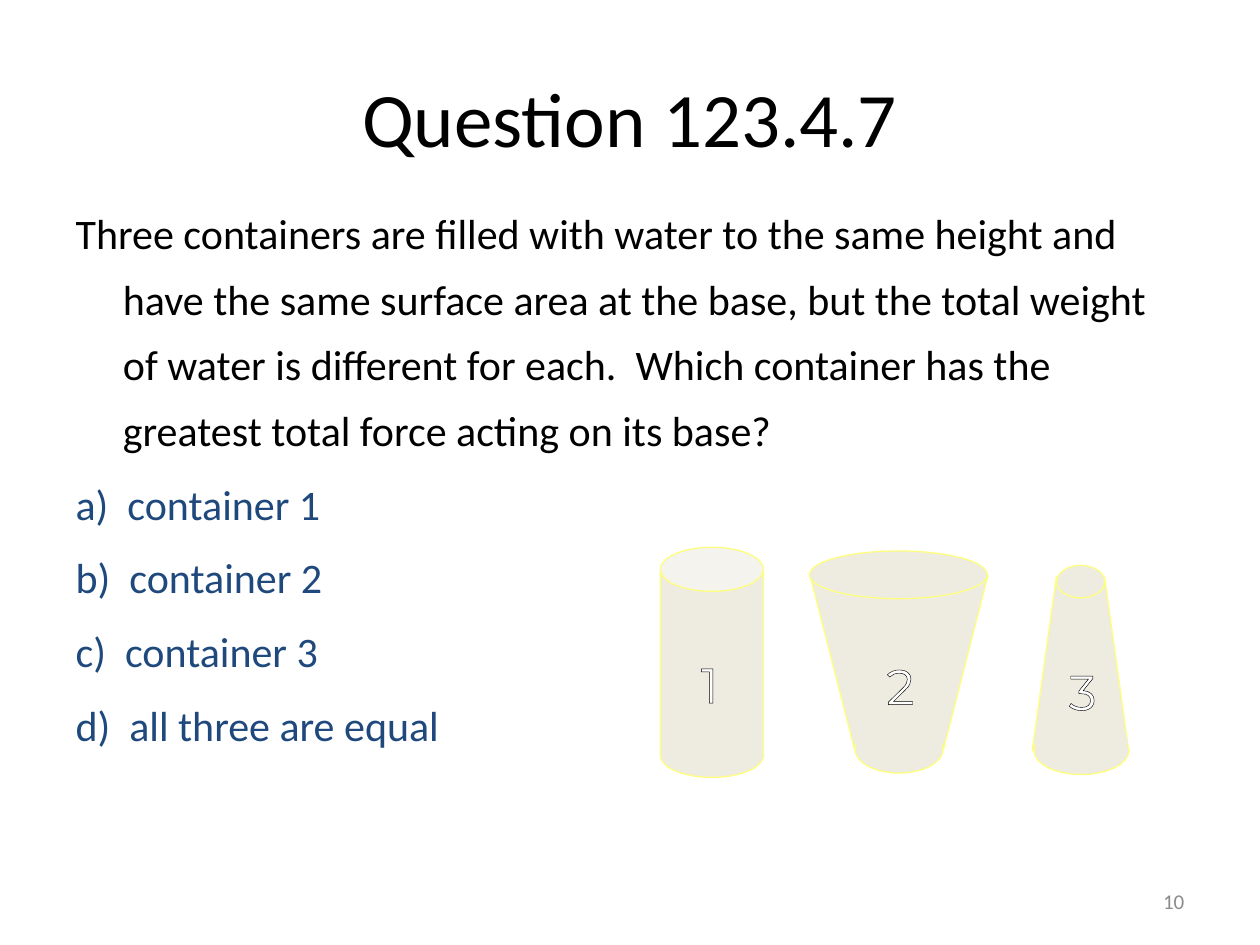
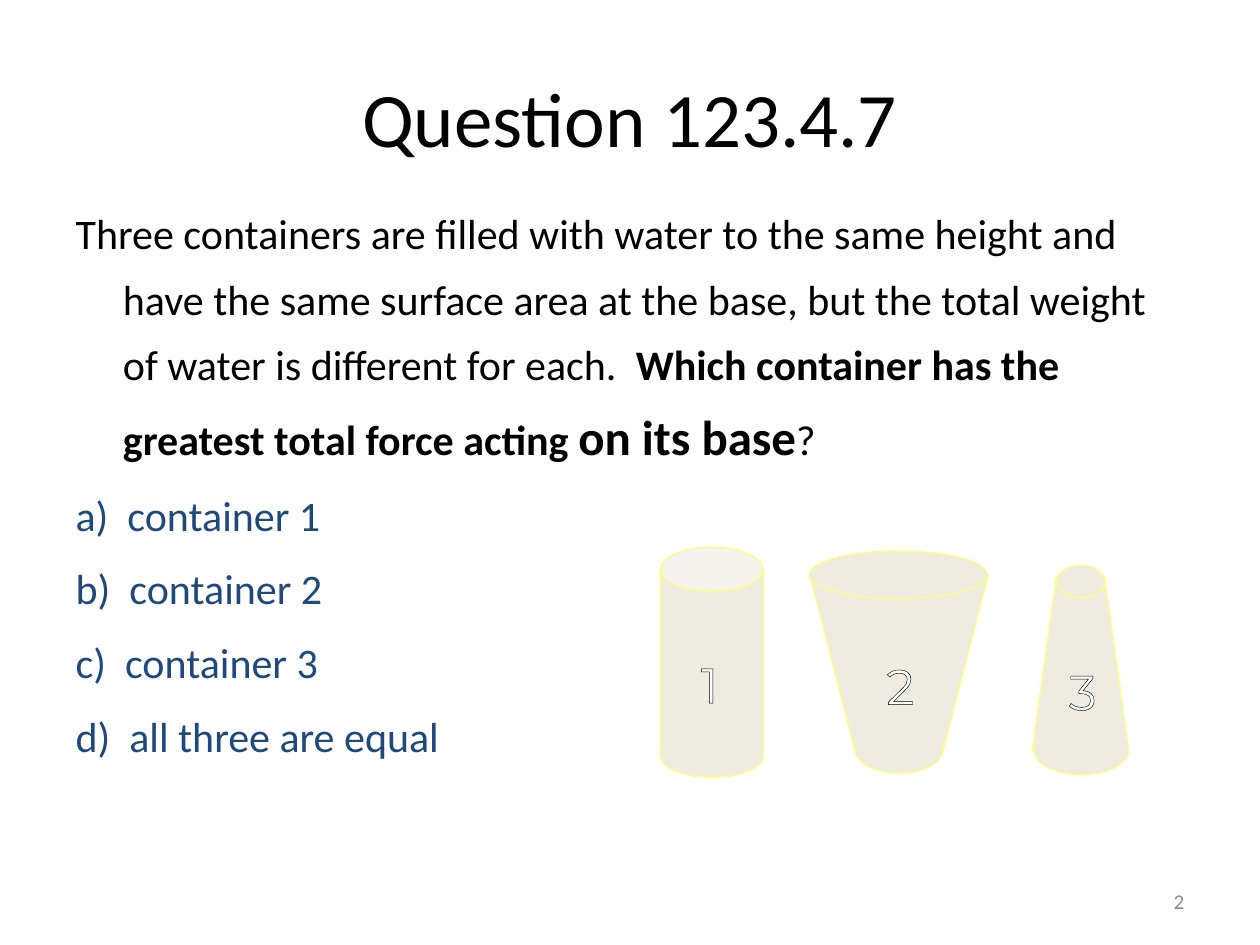
Before and after one commit to rtlines/Introductory-Physics-II, a slide deck: slide 2 of Lecture_Slides/PH 123 Lecture 26.pptx (slide 10 before the commit). Drawn at 1260x945 pixels with LibreOffice and Linux fonts; fonts in the diff are those of the drawing. Boxes give left, top, right and bottom in pixels: in the first picture for what was removed or moved away, otherwise in the second. Text is boxed around its words. In the diff, an @@ line names an element or a change of style, - is before the commit and + after.

```diff
--- a/Lecture_Slides/PH 123 Lecture 26.pptx
+++ b/Lecture_Slides/PH 123 Lecture 26.pptx
@@ text at <box>76,219,1146,462</box>: size 24 to 28 pt in "on its base?"; bold on in "Which container has the greatest total force ..." @@
@@ page number at <box>1174,895,1185,909</box>: text changed @@
-10
+2
```
Also in this commit, not shown: 4 other slides changed, 16 other files.
